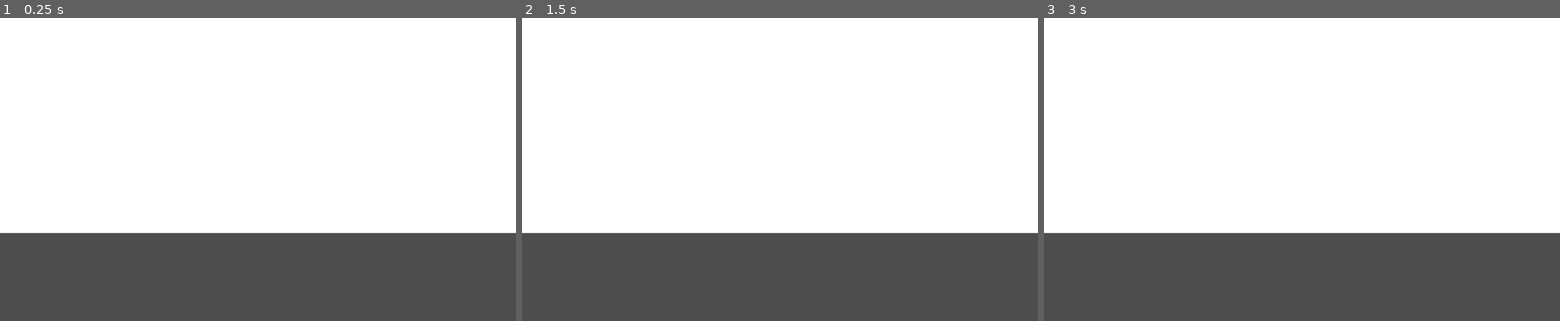
Above: before the commit, frames 1-3 (left to right).
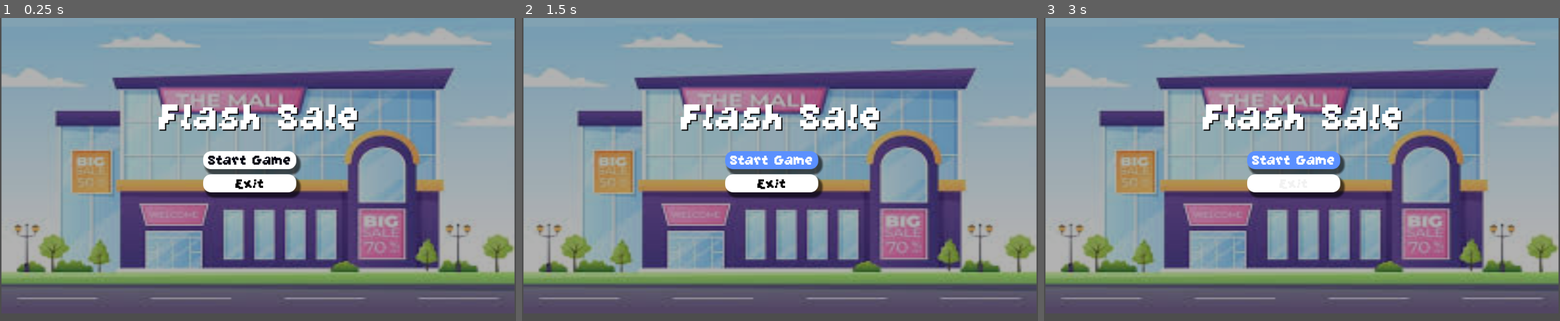
Above: after the commit, the same moments.

Repository: NoamBenS/Flash-Sale
Game: Godot game, scene res://Scenes/startButton.tscn
Same seed, same stepped clock (60 frames per second), same inputs: the game is played once before the commit and once after it. Before the commit the project starts from res://Scenes/main.tscn.
Inputs (mouse positions are in pixels of both pictures, inside the frame that each line leads up to):
- Up to frame 1 (0.25 s): no input
- Up to frame 2 (1.5 s): click (769, 160) at 0.5 s, where only the run after the commit has a clickable "Start Game"; click (769, 160) at 1.25 s, where only the run after the commit has a clickable "Start Game"
- Up to frame 3 (3 s): tap Enter at 2 s; hold Right (move_right, bound only before the commit) 2.03-2.78 s; tap Space at 2.75 s; hold Down (move_down, bound only before the commit) from 2.78 s (still down)

The runs differ from the first frame. In frame 1, 89% of the frame differs, in the area x 0-100%, y 0-96%; in frame 2, 90%; in frame 3, 90%.
Error after the commit: Invalid call. Nonexistent function 'change_scence_to_file' in base 'SceneTree'. (res://Scenes/start_button.gd:15)

Commit message:
Revert "Merge branch 'master' into background"
This reverts commit de78156ff64f41f4559c161db71e5797ace82bd1, reversing
changes made to f3053d7acb402abb0630708953c74740815c1b7f.

Diff:
--- a/Scenes/main.tscn
+++ /dev/null
@@ -1,19 +0,0 @@
-[gd_scene load_steps=3 format=3 uid="uid://b2lnw8iv3osjc"]
-
-[sub_resource type="Environment" id="Environment_w4deq"]
-
-[sub_resource type="CameraAttributesPractical" id="CameraAttributesPractical_fsf3j"]
-
-[node name="Main" type="Node2D"]
-position = Vector2(8, -8)
-
-[node name="WorldEnvironment" type="WorldEnvironment" parent="."]
-environment = SubResource("Environment_w4deq")
-camera_attributes = SubResource("CameraAttributesPractical_fsf3j")
-
-[node name="Camera2D" type="Camera2D" parent="."]
-position = Vector2(576, 328)
-
-[node name="ColorRect" type="ColorRect" parent="."]
-offset_right = 1146.0
-offset_bottom = 455.0
--- a/project.godot
+++ b/project.godot
@@ -11,8 +11,8 @@
 [application]
 
 config/name="Flash Sale"
-run/main_scene="res://scenes/main.tscn"
-config/features=PackedStringArray("4.3", "Forward Plus")
+run/main_scene="uid://dvgbbfjuio5m"
+config/features=PackedStringArray("4.5", "Forward Plus")
 config/icon="res://Flash Sale/icon.svg"
 
 [display]
@@ -23,34 +23,3 @@
 [dotnet]
 
 project/assembly_name="Flash Sale"
-
-[input]
-
-move_up={
-"deadzone": 0.5,
-"events": [Object(InputEventKey,"resource_local_to_scene":false,"resource_name":"","device":0,"window_id":0,"alt_pressed":false,"shift_pressed":false,"ctrl_pressed":false,"meta_pressed":false,"pressed":false,"keycode":0,"physical_keycode":4194320,"key_label":0,"unicode":0,"location":0,"echo":false,"script":null)
-, Object(InputEventKey,"resource_local_to_scene":false,"resource_name":"","device":0,"window_id":0,"alt_pressed":false,"shift_pressed":false,"ctrl_pressed":false,"meta_pressed":false,"pressed":false,"keycode":0,"physical_keycode":87,"key_label":0,"unicode":0,"location":0,"echo":false,"script":null)
-]
-}
-move_down={
-"deadzone": 0.5,
-"events": [Object(InputEventKey,"resource_local_to_scene":false,"resource_name":"","device":-1,"window_id":0,"alt_pressed":false,"shift_pressed":false,"ctrl_pressed":false,"meta_pressed":false,"pressed":false,"keycode":0,"physical_keycode":4194322,"key_label":0,"unicode":0,"location":0,"echo":false,"script":null)
-, Object(InputEventKey,"resource_local_to_scene":false,"resource_name":"","device":-1,"window_id":0,"alt_pressed":false,"shift_pressed":false,"ctrl_pressed":false,"meta_pressed":false,"pressed":false,"keycode":0,"physical_keycode":83,"key_label":0,"unicode":115,"location":0,"echo":false,"script":null)
-]
-}
-move_right={
-"deadzone": 0.5,
-"events": [Object(InputEventKey,"resource_local_to_scene":false,"resource_name":"","device":-1,"window_id":0,"alt_pressed":false,"shift_pressed":false,"ctrl_pressed":false,"meta_pressed":false,"pressed":false,"keycode":0,"physical_keycode":4194321,"key_label":0,"unicode":0,"location":0,"echo":false,"script":null)
-, Object(InputEventKey,"resource_local_to_scene":false,"resource_name":"","device":-1,"window_id":0,"alt_pressed":false,"shift_pressed":false,"ctrl_pressed":false,"meta_pressed":false,"pressed":false,"keycode":0,"physical_keycode":68,"key_label":0,"unicode":100,"location":0,"echo":false,"script":null)
-]
-}
-move_left={
-"deadzone": 0.5,
-"events": [Object(InputEventKey,"resource_local_to_scene":false,"resource_name":"","device":-1,"window_id":0,"alt_pressed":false,"shift_pressed":false,"ctrl_pressed":false,"meta_pressed":false,"pressed":false,"keycode":0,"physical_keycode":65,"key_label":0,"unicode":97,"location":0,"echo":false,"script":null)
-, Object(InputEventKey,"resource_local_to_scene":false,"resource_name":"","device":-1,"window_id":0,"alt_pressed":false,"shift_pressed":false,"ctrl_pressed":false,"meta_pressed":false,"pressed":false,"keycode":0,"physical_keycode":4194319,"key_label":0,"unicode":0,"location":0,"echo":false,"script":null)
-]
-}
-
-[rendering]
-
-textures/canvas_textures/default_texture_filter=0
--- a/scenes/Level 1.tscn
+++ /dev/null
@@ -1,12 +0,0 @@
-[gd_scene load_steps=2 format=3 uid="uid://bk2jthhmxpqlk"]
-
-[ext_resource type="PackedScene" uid="uid://ermrypl24ne5" path="res://scenes/character/player.tscn" id="1_knhin"]
-
-[node name="Level1" type="Node2D"]
-
-[node name="Character" parent="." instance=ExtResource("1_knhin")]
-position = Vector2(39, 104)
-
-[node name="Camera2D" type="Camera2D" parent="."]
-anchor_mode = 0
-zoom = Vector2(2, 2)
--- a/scenes/character/player.tscn
+++ /dev/null
@@ -1,175 +0,0 @@
-[gd_scene load_steps=21 format=3 uid="uid://ermrypl24ne5"]
-
-[ext_resource type="Script" path="res://scripts/player.gd" id="1_yga4i"]
-[ext_resource type="Texture2D" uid="uid://cyogg1t4ksb8l" path="res://Assets/LittleChanukahGuy.png" id="2_t23ks"]
-
-[sub_resource type="AtlasTexture" id="AtlasTexture_j27u7"]
-atlas = ExtResource("2_t23ks")
-region = Rect2(94, 96, 47, 48)
-
-[sub_resource type="AtlasTexture" id="AtlasTexture_7kss0"]
-atlas = ExtResource("2_t23ks")
-region = Rect2(0, 0, 47, 48)
-
-[sub_resource type="AtlasTexture" id="AtlasTexture_shohq"]
-atlas = ExtResource("2_t23ks")
-region = Rect2(141, 0, 47, 48)
-
-[sub_resource type="AtlasTexture" id="AtlasTexture_lv682"]
-atlas = ExtResource("2_t23ks")
-region = Rect2(94, 48, 47, 48)
-
-[sub_resource type="AtlasTexture" id="AtlasTexture_rr1nx"]
-atlas = ExtResource("2_t23ks")
-region = Rect2(0, 96, 47, 48)
-
-[sub_resource type="AtlasTexture" id="AtlasTexture_fm6ut"]
-atlas = ExtResource("2_t23ks")
-region = Rect2(47, 96, 47, 48)
-
-[sub_resource type="AtlasTexture" id="AtlasTexture_1bu75"]
-atlas = ExtResource("2_t23ks")
-region = Rect2(94, 96, 47, 48)
-
-[sub_resource type="AtlasTexture" id="AtlasTexture_c8he4"]
-atlas = ExtResource("2_t23ks")
-region = Rect2(141, 96, 47, 48)
-
-[sub_resource type="AtlasTexture" id="AtlasTexture_smfa5"]
-atlas = ExtResource("2_t23ks")
-region = Rect2(0, 0, 47, 48)
-
-[sub_resource type="AtlasTexture" id="AtlasTexture_air2h"]
-atlas = ExtResource("2_t23ks")
-region = Rect2(47, 0, 47, 48)
-
-[sub_resource type="AtlasTexture" id="AtlasTexture_enjt8"]
-atlas = ExtResource("2_t23ks")
-region = Rect2(94, 0, 47, 48)
-
-[sub_resource type="AtlasTexture" id="AtlasTexture_7n41n"]
-atlas = ExtResource("2_t23ks")
-region = Rect2(141, 0, 47, 48)
-
-[sub_resource type="AtlasTexture" id="AtlasTexture_kbu8y"]
-atlas = ExtResource("2_t23ks")
-region = Rect2(0, 48, 47, 48)
-
-[sub_resource type="AtlasTexture" id="AtlasTexture_agano"]
-atlas = ExtResource("2_t23ks")
-region = Rect2(47, 48, 47, 48)
-
-[sub_resource type="AtlasTexture" id="AtlasTexture_m63vh"]
-atlas = ExtResource("2_t23ks")
-region = Rect2(94, 48, 47, 48)
-
-[sub_resource type="AtlasTexture" id="AtlasTexture_7won8"]
-atlas = ExtResource("2_t23ks")
-region = Rect2(141, 48, 47, 48)
-
-[sub_resource type="SpriteFrames" id="SpriteFrames_80tnd"]
-animations = [{
-"frames": [{
-"duration": 1.0,
-"texture": SubResource("AtlasTexture_j27u7")
-}],
-"loop": true,
-"name": &"idle_down",
-"speed": 5.0
-}, {
-"frames": [{
-"duration": 1.0,
-"texture": SubResource("AtlasTexture_7kss0")
-}],
-"loop": true,
-"name": &"idle_left",
-"speed": 5.0
-}, {
-"frames": [{
-"duration": 1.0,
-"texture": SubResource("AtlasTexture_shohq")
-}],
-"loop": true,
-"name": &"idle_right",
-"speed": 5.0
-}, {
-"frames": [{
-"duration": 1.0,
-"texture": SubResource("AtlasTexture_lv682")
-}],
-"loop": true,
-"name": &"idle_up",
-"speed": 5.0
-}, {
-"frames": [{
-"duration": 1.0,
-"texture": SubResource("AtlasTexture_rr1nx")
-}, {
-"duration": 1.0,
-"texture": SubResource("AtlasTexture_fm6ut")
-}, {
-"duration": 1.0,
-"texture": SubResource("AtlasTexture_1bu75")
-}, {
-"duration": 1.0,
-"texture": SubResource("AtlasTexture_c8he4")
-}],
-"loop": true,
-"name": &"walk_down",
-"speed": 5.0
-}, {
-"frames": [{
-"duration": 1.0,
-"texture": SubResource("AtlasTexture_smfa5")
-}, {
-"duration": 1.0,
-"texture": SubResource("AtlasTexture_air2h")
-}],
-"loop": true,
-"name": &"walk_left",
-"speed": 5.0
-}, {
-"frames": [{
-"duration": 1.0,
-"texture": SubResource("AtlasTexture_enjt8")
-}, {
-"duration": 1.0,
-"texture": SubResource("AtlasTexture_7n41n")
-}],
-"loop": true,
-"name": &"walk_right",
-"speed": 5.0
-}, {
-"frames": [{
-"duration": 1.0,
-"texture": SubResource("AtlasTexture_kbu8y")
-}, {
-"duration": 1.0,
-"texture": SubResource("AtlasTexture_agano")
-}, {
-"duration": 1.0,
-"texture": SubResource("AtlasTexture_m63vh")
-}, {
-"duration": 1.0,
-"texture": SubResource("AtlasTexture_7won8")
-}],
-"loop": true,
-"name": &"walk_up",
-"speed": 5.0
-}]
-
-[sub_resource type="RectangleShape2D" id="RectangleShape2D_fvtjk"]
-size = Vector2(18, 23)
-
-[node name="Player" type="CharacterBody2D"]
-position = Vector2(47, 66)
-script = ExtResource("1_yga4i")
-
-[node name="Walk Animations" type="AnimatedSprite2D" parent="."]
-position = Vector2(20, -28)
-sprite_frames = SubResource("SpriteFrames_80tnd")
-animation = &"idle_left"
-
-[node name="Hitbox" type="CollisionShape2D" parent="."]
-position = Vector2(33, -18.5)
-shape = SubResource("RectangleShape2D_fvtjk")
--- a/scripts/player.gd
+++ /dev/null
@@ -1,47 +0,0 @@
-extends CharacterBody2D
-
-const speed = 100
-
-@onready var anim := $"Walk Animations"
-
-var facing := Vector2.DOWN
-
-func _physics_process(delta):
-
-	var direction := Vector2.ZERO
-
-	direction.x = Input.get_action_strength("move_right") - Input.get_action_strength("move_left")
-	direction.y = Input.get_action_strength("move_down") - Input.get_action_strength("move_up")
-
-	if direction != Vector2.ZERO:
-		direction = direction.normalized()
-		facing = direction
-
-	velocity = direction * speed
-	update_animation()
-	move_and_slide()
-
-func update_animation():
-	if velocity == Vector2.ZERO:
-		if (facing.y > 0):
-			anim.play("idle_down")
-		elif (facing.y < 0):
-			anim.play("idle_up")
-		else:
-			if (facing.x > 0):
-				anim.play("idle_right")
-			elif (facing.x < 0):
-				anim.play("idle_left")
-		return
-
-	if abs(facing.x) > abs(facing.y):
-		if facing.x > 0:
-			anim.play("walk_right")
-		else:
-			anim.play("walk_left")
-	else:
-		if facing.y > 0:
-			anim.play("walk_down")
-		else:
-			anim.play("walk_up")
-	return
Binary file removed: assets/LittleChanukahGuy.png
Not shown, removed: assets/LittleChanukahGuy.png.import
